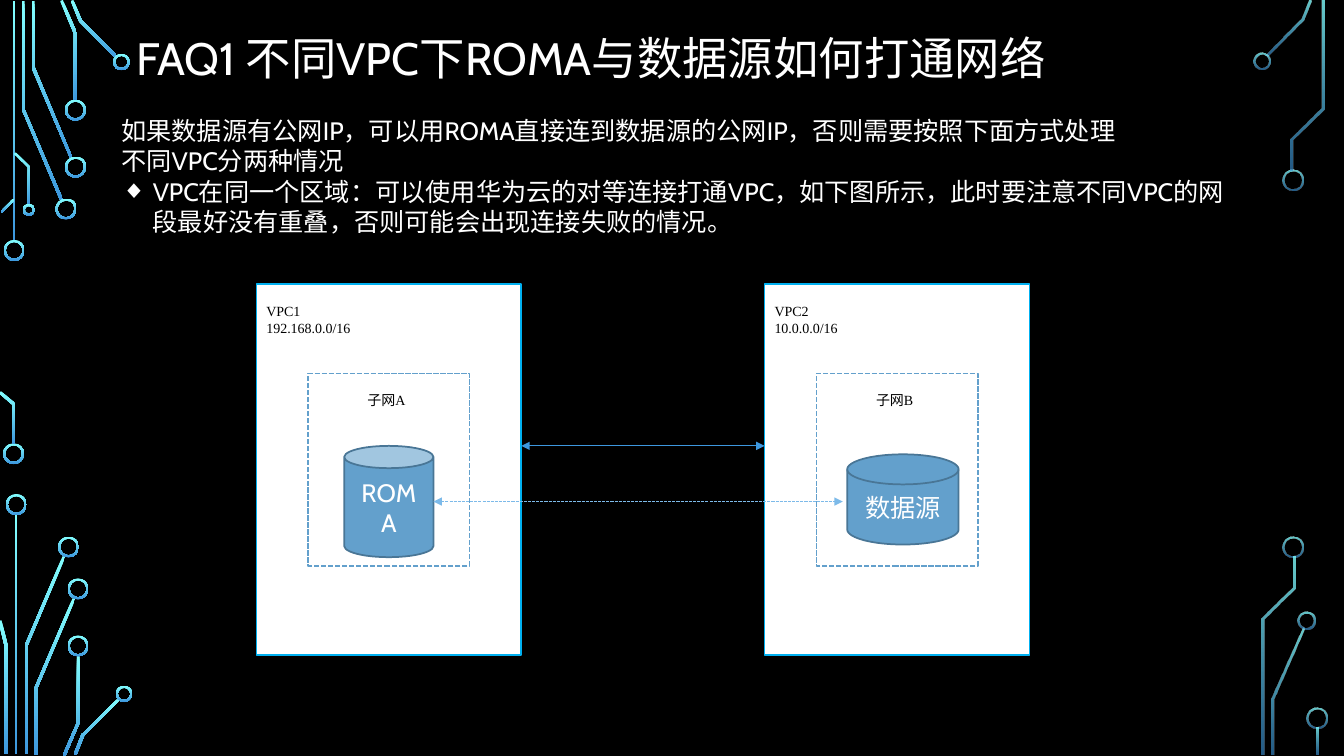
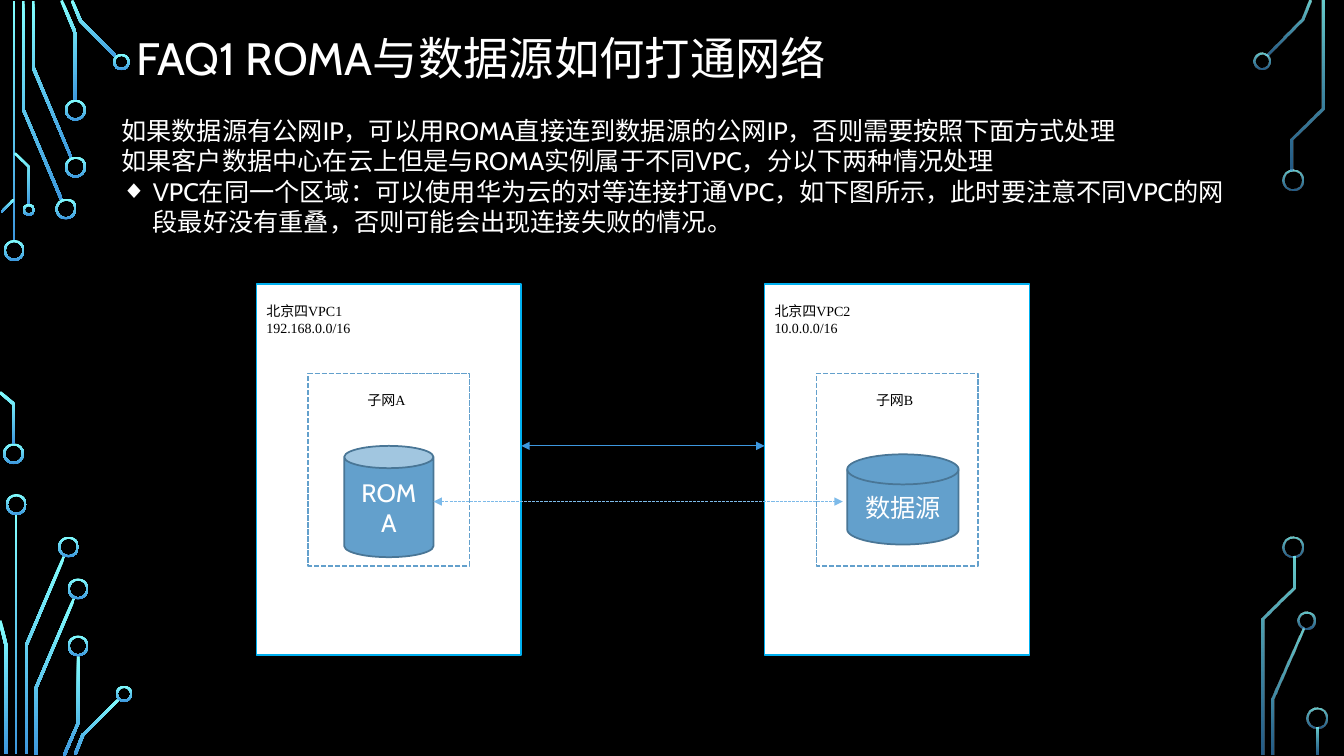
Before and after one commit to zhaoxukl1314/roma, a slide deck: slide 12 of ROMA使用手册.pptx. Drawn at 1344x756 pixels with LibreOffice and Linux fonts; fonts in the diff are those of the drawing; background and template pictures are left out. Boxes give left, top, right and bottom in pixels: in the first picture for what was removed or moved away, otherwise in the second. Text is boxed around its words. In the diff, an @@ line names an element or a change of style, - is before the commit and + after.

```diff
--- a/ROMA使用手册.pptx
+++ b/ROMA使用手册.pptx
@@ title at [136, 37, 826, 79]: text changed @@
-FAQ1 不同VPC下ROMA与数据源如何打通网络
+FAQ1 ROMA与数据源如何打通网络
@@ text at [121, 148, 994, 173]: text changed @@
-不同VPC分两种情况
+如果客户数据中心在云上但是与ROMA实例属于不同VPC，分以下两种情况处理
@@ text at [266, 304, 342, 317]: text changed @@
-VPC1
+北京四VPC1
@@ text at [775, 304, 851, 317]: text changed @@
-VPC2
+北京四VPC2
```
Also in this commit, not shown: 3 other slides changed, 4 slides added, 1 slide removed.
